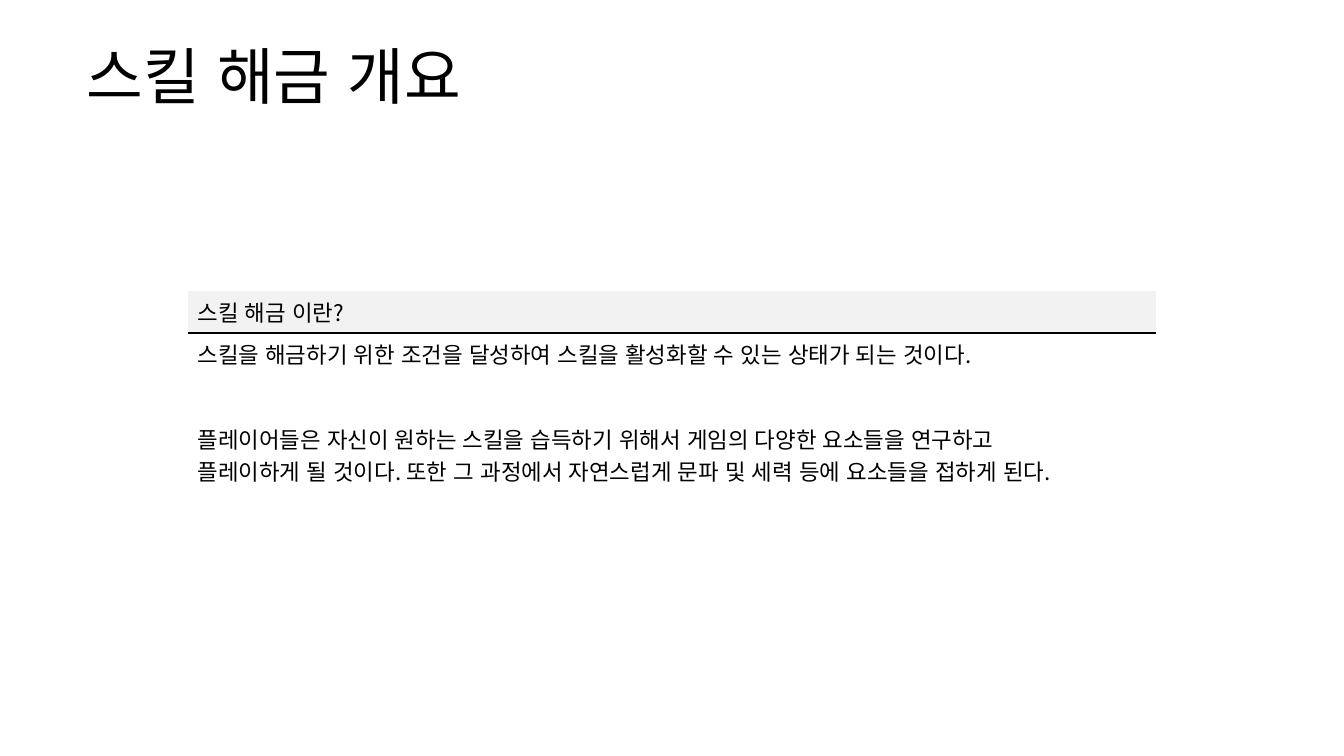
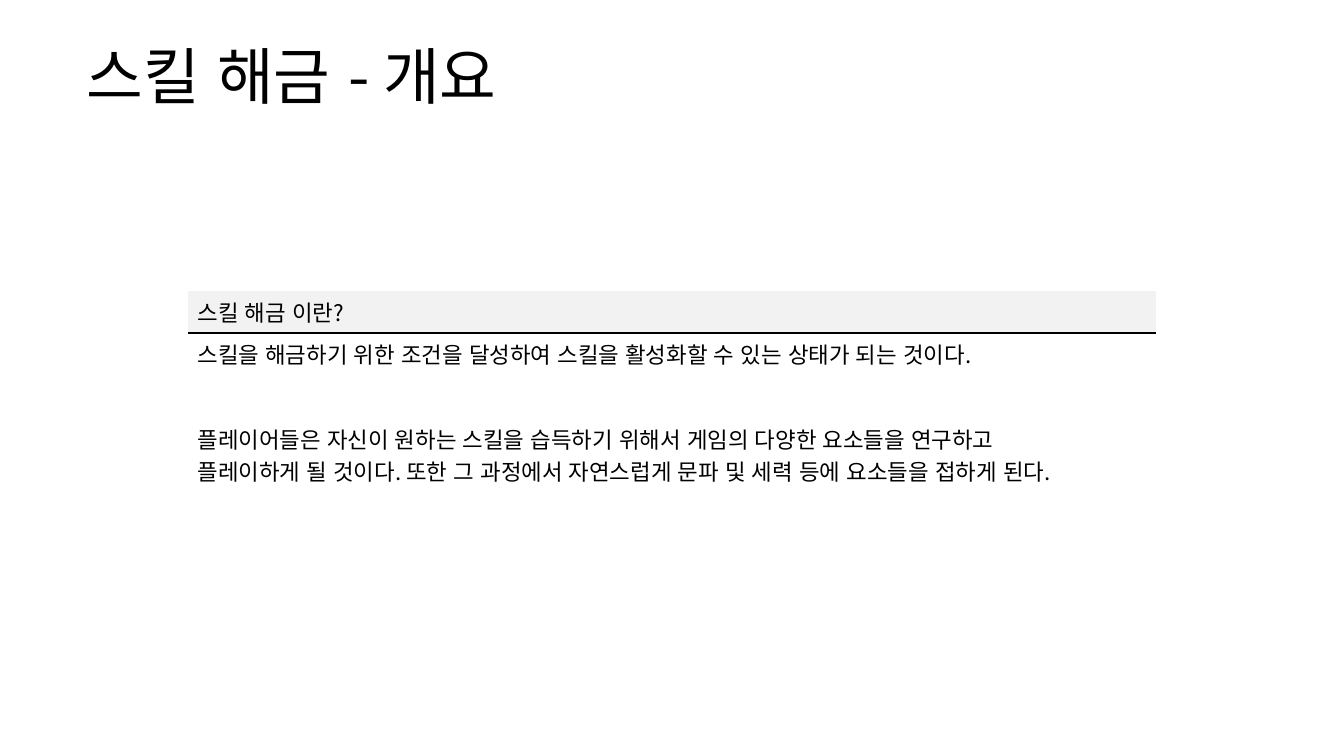
Before and after one commit to yjk0401/unityenginebasic_9th, a slide deck: slide 3 of 기획/방랑엽사전/스킬 시스템 기획서.pptx. Drawn at 1344x756 pixels with LibreOffice and Linux fonts; fonts in the diff are those of the drawing. Boxes give left, top, right and bottom in pixels: in the first picture for what was removed or moved away, otherwise in the second. Text is boxed around its words. In the diff, an @@ line names an element or a change of style, - is before the commit and + after.

```diff
--- a/기획/방랑엽사전/스킬 시스템 기획서.pptx
+++ b/기획/방랑엽사전/스킬 시스템 기획서.pptx
@@ text at (x1=87, y1=48, x2=496, y2=104): text changed @@
-스킬 해금 개요
+스킬 해금 - 개요
```
Also in this commit, not shown: 9 other slides changed, 1 slide removed, 3 other files.
